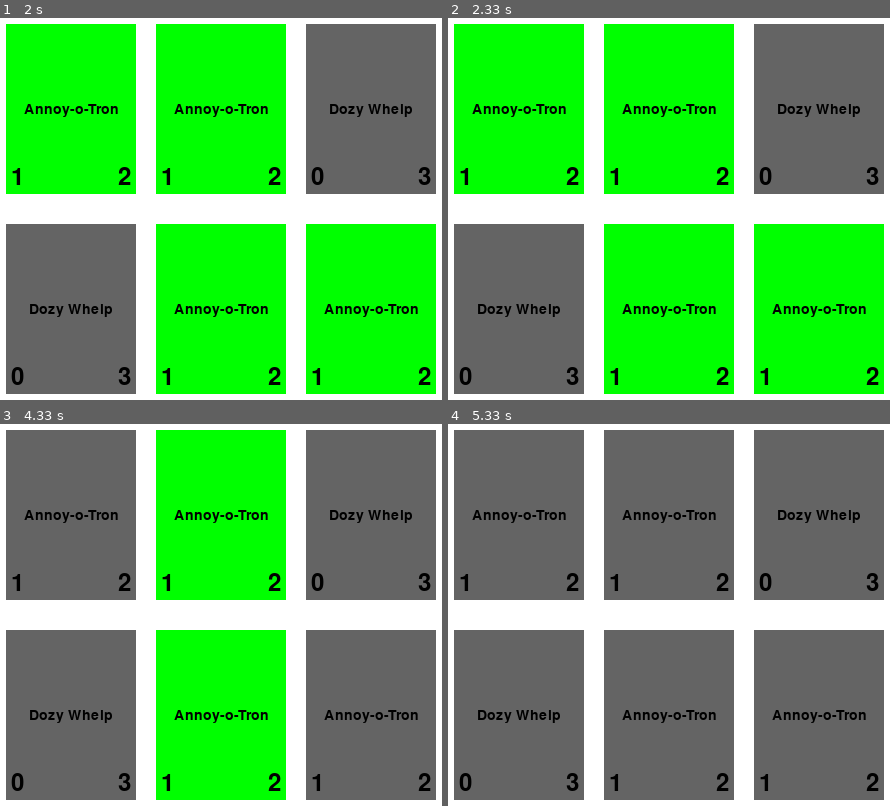
Above: before the commit, frames 1-4 (two rows, left to right).
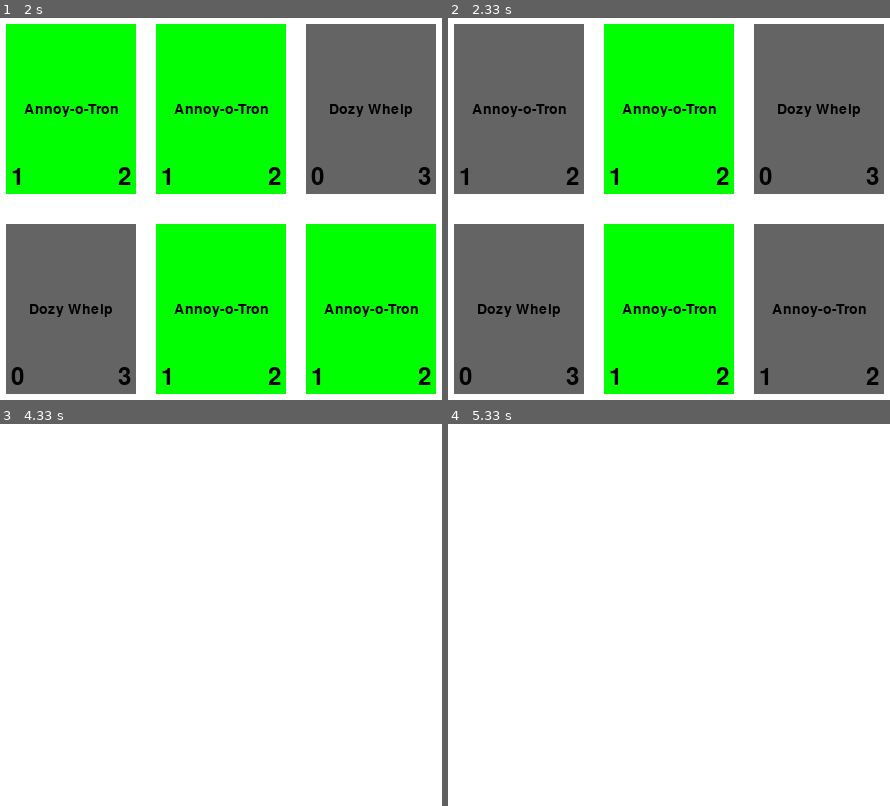
Above: after the commit, the same moments.

Repository: TheNiska/battlegrounds
Game: pygame game, started from run_with_pygame.py
Two runs of this game, one before a commit and one after it. Both use one fixed random seed, a clock stepped at 60 frames per second and the inputs below.
Inputs:
- Up to frame 1 (2 s): no input
- Up to frame 2 (2.33 s): no input
- Up to frame 3 (4.33 s): no input
- Up to frame 4 (5.33 s): no input

Frame 1 is identical in both runs. In frame 2, 26% of the frame differs, in the area x 1-99%, y 1-99%; in frame 3, 79%; in frame 4, 79%.

Commit message:
change project structure

Diff:
--- a/custom_cards.py
+++ b/custom_cards.py
@@ -1,7 +1,11 @@
-from models import Card
+from models.base_card import Card
+from models.pygame_card import PyGameCard
+
+is_pygame = True
+inherited_class = PyGameCard if is_pygame else Card
 
 
-class Annoy_o_Tron(Card):
+class Annoy_o_Tron(inherited_class):
     def __init__(self):
         super().__init__(attack=1, health=2)
         self.name = 'Annoy-o-Tron'
@@ -9,7 +13,7 @@
         self.is_taunt = True
 
 
-class Dozy_Whelp(Card):
+class Dozy_Whelp(inherited_class):
     def __init__(self):
         super().__init__(attack=0, health=3)
         self.name = 'Dozy Whelp'
@@ -20,8 +24,13 @@
         self.can_attack = True  # need to do it if default attack is 0
 
 
-class Micro_Mummy(Card):
+class Micro_Mummy(inherited_class):
     def __init__(self):
         super().__init__(attack=1, health=2)
         self.name = 'Micro Mummy'
         self.is_reborn = True
+
+
+if __name__ == "__main__":
+    c = Annoy_o_Tron()
+    print(c.__class__)
--- /dev/null
+++ b/models/base_card.py
@@ -0,0 +1,95 @@
+import random
+import curses
+from time import sleep
+
+
+class Card:
+    def __init__(self, attack=None, health=None):
+        self.attack = attack if attack is not None else random.randint(1, 15)
+        self.health = health if health is not None else random.randint(1, 18)
+
+        self.is_bubbled = False
+        self.is_poison = False
+        self.is_reborn = False
+        self.is_taunt = False
+        self.can_attack = True if self.attack > 0 else False
+        self.lost_hp = False
+        self.name = 'card'
+
+        self.is_dead = False
+        self.attacked = False
+
+    def __repr__(self):
+        atk_info = str(self.attack)
+        if self.is_poison:
+            atk_info += 'p'
+
+        health_info = str(self.health)
+        if self.is_bubbled:
+            health_info += 'b'
+        if self.is_reborn:
+            health_info += 'r'
+        if self.is_taunt:
+            health_info += 't'
+
+        return f"|{atk_info: <3}|{health_info: >3}|"
+
+    def __str__(self):
+        atk_info = str(self.attack)
+        if self.is_poison:
+            atk_info += 'p'
+
+        health_info = str(self.health)
+        if self.is_bubbled:
+            health_info += 'b'
+        if self.is_reborn:
+            health_info += 'r'
+        if self.is_taunt:
+            health_info += 't'
+
+        s1 = '\u250c' + '\u2500' * 7 + '\u2510' + '\n'
+        s2 = '\u2502' + ' ' * 7 + '\u2502' + '\n'
+        s3 = '\u2502' + ' ' * 7 + '\u2502' + '\n'
+        s4 = f"\u2502{atk_info: <3}|{health_info: >3}\u2502" + '\n'
+        s5 = '\u2514' + '\u2500' * 7 + '\u2518'
+
+        return s1 + s2 + s3 + s4 + s5
+
+    def do_attack(self, other):
+        self.before_attack(other)
+        other.before_attacked(self)
+
+        other.takes_damage(self)
+        self.takes_damage(other)
+
+    def before_attack(self, other):
+        pass
+
+    def before_attacked(self, other):
+        pass
+
+    def takes_damage(self, other):
+        if self.is_bubbled:
+            self.is_bubbled = False
+            return
+
+        if other.is_poison:
+            self.health = 0
+            self.lost_hp = True
+            return
+
+        self.health -= other.attack
+        self.lost_hp = True
+
+    def die(self):
+        '''If summons something after death, returns it. Otherwise
+        returns None'''
+        self.is_dead = True
+
+        if self.is_reborn:
+            self.is_reborn = False
+            reborned_card = self.__class__()
+            reborned_card.health = 1
+            return reborned_card
+
+        return None
--- a/models.py
+++ b/models/base_game.py
@@ -1,98 +1,6 @@
 import random
 import curses
 from time import sleep
-
-
-class Card:
-    def __init__(self, attack=None, health=None):
-        self.attack = attack if attack is not None else random.randint(1, 15)
-        self.health = health if health is not None else random.randint(1, 18)
-
-        self.is_bubbled = False
-        self.is_poison = False
-        self.is_reborn = False
-        self.is_taunt = False
-        self.can_attack = True if self.attack > 0 else False
-        self.lost_hp = False
-        self.name = 'card'
-
-        self.is_dead = False
-        self.attacked = False
-
-    def __repr__(self):
-        atk_info = str(self.attack)
-        if self.is_poison:
-            atk_info += 'p'
-
-        health_info = str(self.health)
-        if self.is_bubbled:
-            health_info += 'b'
-        if self.is_reborn:
-            health_info += 'r'
-        if self.is_taunt:
-            health_info += 't'
-
-        return f"|{atk_info: <3}|{health_info: >3}|"
-
-    def __str__(self):
-        atk_info = str(self.attack)
-        if self.is_poison:
-            atk_info += 'p'
-
-        health_info = str(self.health)
-        if self.is_bubbled:
-            health_info += 'b'
-        if self.is_reborn:
-            health_info += 'r'
-        if self.is_taunt:
-            health_info += 't'
-
-        s1 = '\u250c' + '\u2500' * 7 + '\u2510' + '\n'
-        s2 = '\u2502' + ' ' * 7 + '\u2502' + '\n'
-        s3 = '\u2502' + ' ' * 7 + '\u2502' + '\n'
-        s4 = f"\u2502{atk_info: <3}|{health_info: >3}\u2502" + '\n'
-        s5 = '\u2514' + '\u2500' * 7 + '\u2518'
-
-        return s1 + s2 + s3 + s4 + s5
-
-    def do_attack(self, other):
-        self.before_attack(other)
-        other.before_attacked(self)
-
-        other.takes_damage(self)
-        self.takes_damage(other)
-
-    def before_attack(self, other):
-        pass
-
-    def before_attacked(self, other):
-        pass
-
-    def takes_damage(self, other):
-        if self.is_bubbled:
-            self.is_bubbled = False
-            return
-
-        if other.is_poison:
-            self.health = 0
-            self.lost_hp = True
-            return
-
-        self.health -= other.attack
-        self.lost_hp = True
-
-    def die(self):
-        '''If summons something after death, returns it. Otherwise
-        returns None'''
-        self.is_dead = True
-
-        if self.is_reborn:
-            self.is_reborn = False
-            reborned_card = self.__class__()
-            reborned_card.health = 1
-            return reborned_card
-
-        return None
 
 
 class Game:
--- /dev/null
+++ b/models/pygame_card.py
@@ -0,0 +1,44 @@
+import pygame
+from models.base_card import Card
+
+GREEN = (0, 255, 0)
+GREY = (100, 100, 100)
+BLUE = (0, 0, 255)
+BLACK = (0, 0, 0)
+PAD = 5
+
+
+class PyGameCard(Card):
+    def __init__(self, stats_font=None, text_font=None,
+                 attack=None, health=None):
+        super().__init__(attack=attack, health=health)
+        self.stats_font = stats_font
+        self.text_font = text_font
+
+    def get_card_surface(self, card_width=130, card_height=170):
+        card_surf = pygame.Surface((card_width, card_height))
+        if self.is_bubbled:
+            card_color = GREEN
+        else:
+            card_color = GREY
+        card_surf.fill(card_color)
+
+        if self.stats_font and self.text_font:
+            attack_text = self.stats_font.render(str(self.attack), True,
+                                                 BLACK, card_color)
+            attackRect = attack_text.get_rect(bottomleft=(PAD,
+                                              card_height - PAD))
+
+            health_text = self.stats_font.render(str(self.health), True,
+                                                 BLACK, card_color)
+            healthRect = health_text.get_rect(bottomright=(card_width - PAD,
+                                                           card_height - PAD))
+
+            name = self.text_font.render(self.name, True, BLACK, card_color)
+            nameRect = name.get_rect()
+            nameRect.center = (card_width // 2, card_height // 2)
+
+            card_surf.blit(attack_text, attackRect)
+            card_surf.blit(health_text, healthRect)
+            card_surf.blit(name, nameRect)
+        return card_surf
--- /dev/null
+++ b/models/pygame_game.py
@@ -0,0 +1,68 @@
+import pygame
+from models.base_game import Game
+from models.pygame_card import PyGameCard
+from time import sleep
+
+CARD_WIDTH = 130
+CARD_HEIGHT = 170
+SCREEN_WIDTH = 800
+SCREEN_HEIGHT = 600
+
+
+class PyGame(Game):
+    def __init__(self, scr=None, lang='ru'):
+        super().__init__(scr=scr, lang=lang)
+        pygame.init()
+        self.text_font = pygame.font.Font('freesansbold.ttf', 14)
+        self.stats_font = pygame.font.Font('freesansbold.ttf', 24)
+        self.screen = pygame.display.set_mode([SCREEN_WIDTH, SCREEN_HEIGHT])
+
+    def run(self):
+        running = True
+        self.screen.fill((255, 255, 255))
+        self.draw_board(self.screen, self.top_board, 20)
+        self.draw_board(self.screen, self.bottom_board, 220)
+        pygame.display.flip()
+        while self.top_board and self.bottom_board and running:
+            sleep(2)
+            self.screen.fill((255, 255, 255))
+            attacker, attacked, board, opp_board = self.next_card()
+
+            # run new iteration if attacker cannot attack
+            if not attacker.can_attack:
+                continue
+
+            attacker.do_attack(attacked)
+
+            if attacker.health <= 0:
+                index = board.index(attacker)
+                summon = attacker.die()
+                if summon is not None:
+                    board[index] = summon
+                else:
+                    board.pop(index)
+
+            if attacked.health <= 0:
+                index = opp_board.index(attacked)
+                summon = attacked.die()
+                if summon is not None:
+                    opp_board[index] = summon
+                else:
+                    opp_board.pop(index)
+
+            self.draw_board(self.screen, self.top_board, 20)
+            self.draw_board(self.screen, self.bottom_board, 220)
+            pygame.display.flip()
+
+            for event in pygame.event.get():
+                if event.type == pygame.QUIT:
+                    running = False
+
+        sleep(15)
+        pygame.quit()
+
+    def draw_board(self, surface, board, y):
+        for i in range(len(board)):
+            card_surf = board[i].get_card_surface()
+            x = 20 + (i * (CARD_WIDTH + 20))
+            surface.blit(card_surf, (x, y))
--- a/run_with_pygame.py
+++ b/run_with_pygame.py
@@ -1,99 +1,17 @@
-import pygame
-import time
-from models import Game
+from models.pygame_game import PyGame
 import custom_cards as cc
 
-SCREEN_WIDTH = 800
-SCREEN_HEIGHT = 600
 
-CARD_WIDTH = 130
-CARD_HEIGHT = 170
+game = PyGame()
 
-GREEN = (0, 255, 0)
-GREY = (100, 100, 100)
-BLUE = (0, 0, 255)
-BLACK = (0, 0, 0)
-
-pygame.init()
-font1 = pygame.font.Font('freesansbold.ttf', 14)
-font2 = pygame.font.Font('freesansbold.ttf', 24)
-
-game = Game()
 game.top_board = [cc.Annoy_o_Tron(), cc.Annoy_o_Tron(), cc.Dozy_Whelp()]
 game.bottom_board = [cc.Dozy_Whelp(), cc.Annoy_o_Tron(), cc.Annoy_o_Tron()]
 
-# screen is a Surface object
-screen = pygame.display.set_mode([SCREEN_WIDTH, SCREEN_HEIGHT])
+for crd in game.top_board:
+    crd.stats_font = game.stats_font
+    crd.text_font = game.text_font
+for crd in game.bottom_board:
+    crd.stats_font = game.stats_font
+    crd.text_font = game.text_font
 
-running = True
-
-
-def draw_board(board, screen, y):
-    pad = 5
-    for i in range(len(board)):
-        card = board[i]
-        if card.is_bubbled:
-            card_color = GREEN
-        else:
-            card_color = GREY
-
-        attack_text = font2.render(str(card.attack), True, BLACK, card_color)
-        attackRect = attack_text.get_rect(bottomleft=(pad, CARD_HEIGHT - pad))
-
-        health_text = font2.render(str(card.health), True, BLACK, card_color)
-        healthRect = health_text.get_rect(bottomright=(CARD_WIDTH - pad,
-                                                       CARD_HEIGHT - pad))
-
-        name = font1.render(card.name, True, BLACK, card_color)
-        nameRect = name.get_rect()
-        nameRect.center = (CARD_WIDTH // 2, CARD_HEIGHT // 2)
-
-        x = 20 + (i * (CARD_WIDTH + 20))
-        card_surf = pygame.Surface((CARD_WIDTH, CARD_HEIGHT))
-        card_surf.fill(card_color)
-        card_surf.blit(attack_text, attackRect)
-        card_surf.blit(health_text, healthRect)
-        card_surf.blit(name, nameRect)
-        screen.blit(card_surf, (x, y))
-
-
-screen.fill((255, 255, 255))
-draw_board(game.top_board, screen, 20)
-draw_board(game.bottom_board, screen, 220)
-pygame.display.flip()
-time.sleep(3)
-while running and game.top_board and game.bottom_board:
-    screen.fill((255, 255, 255))
-
-    for event in pygame.event.get():
-        if event.type == pygame.QUIT:
-            running = False
-
-    attacker, attacked, board, opp_board = game.next_card()
-    if not attacker.can_attack:
-        continue
-
-    attacker.do_attack(attacked)
-
-    if attacker.health <= 0:
-        index = board.index(attacker)
-        summon = attacker.die()
-        if summon is not None:
-            board[index] = summon
-        else:
-            board.pop(index)
-
-    if attacked.health <= 0:
-        index = opp_board.index(attacked)
-        summon = attacked.die()
-        if summon is not None:
-            opp_board[index] = summon
-        else:
-            opp_board.pop(index)
-
-    draw_board(game.top_board, screen, 20)
-    draw_board(game.bottom_board, screen, 220)
-    pygame.display.flip()
-    time.sleep(2)
-
-pygame.quit()
+game.run()
Empty file added: models/__init__.py
Not shown, changed: .gitignore
